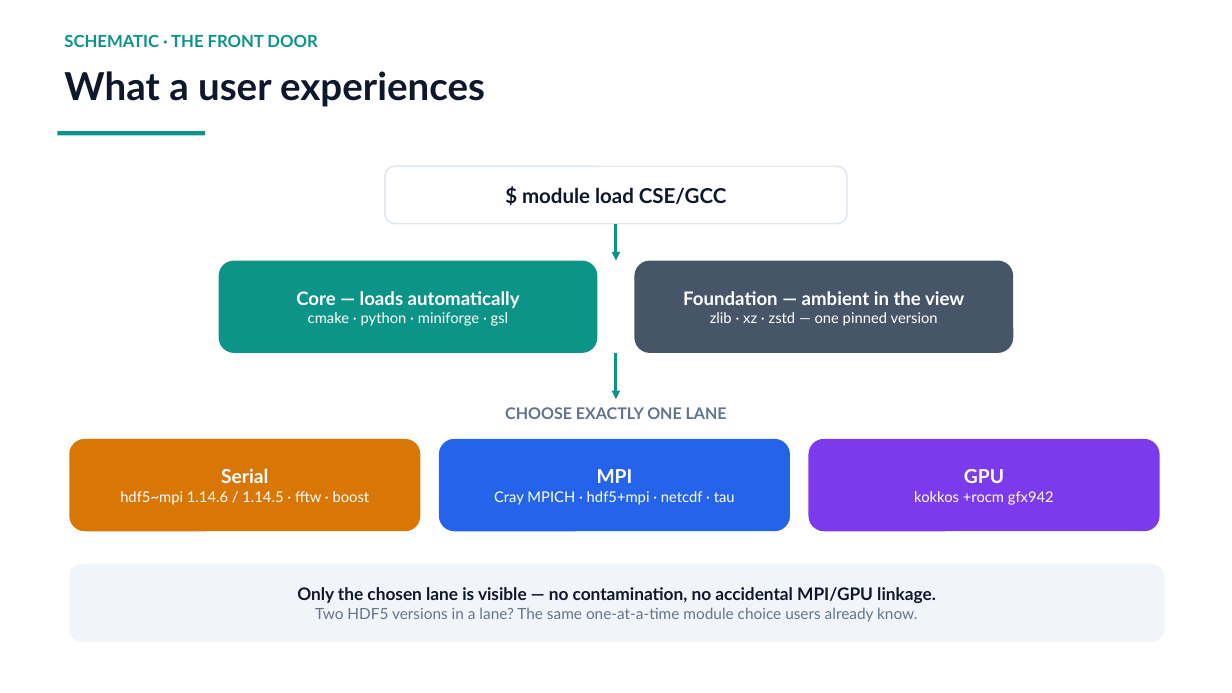
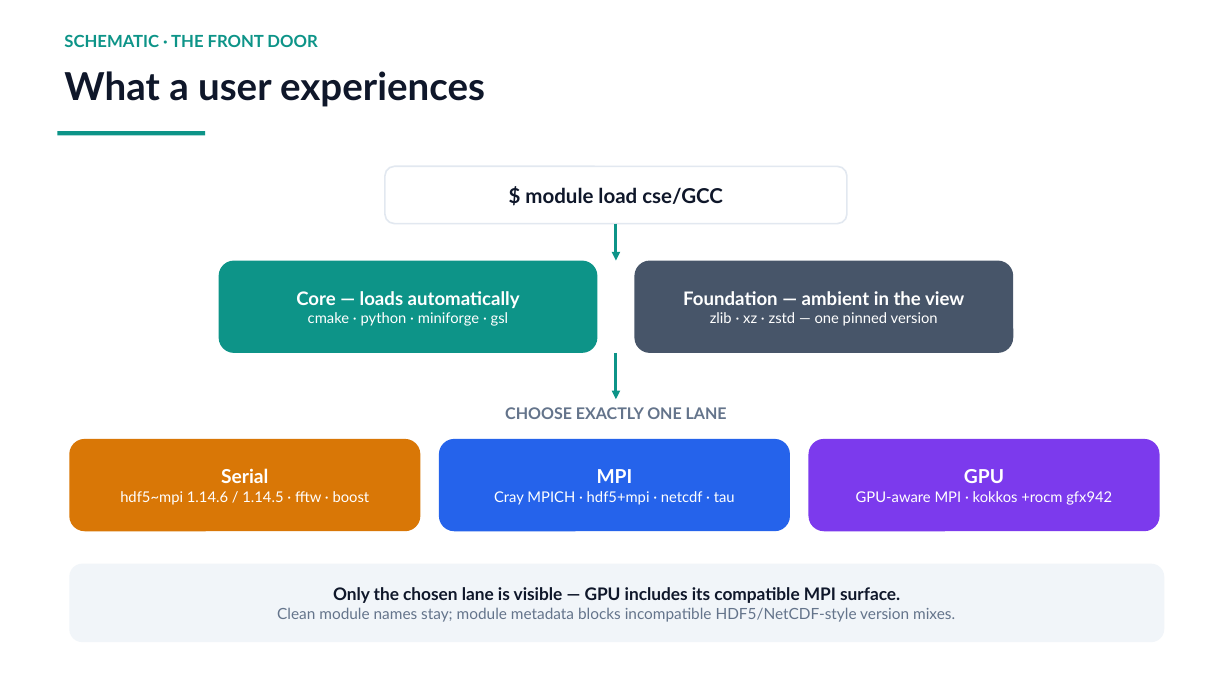
Before and after one commit to ray12514/stack-planning, a slide deck: slide 5 of presentations/cse_lanes_model.pptx. Drawn at 1232x693 pixels with LibreOffice and Linux fonts; fonts in the diff are those of the drawing. Boxes give left, top, right and bottom in pixels: in the first picture for what was removed or moved away, otherwise in the second. Text is boxed around its words. In the diff, an @@ line names an element or a change of style, - is before the commit and + after.

Commit message:
Document lane exposure and module compatibility policy

```diff
--- a/presentations/cse_lanes_model.pptx
+++ b/presentations/cse_lanes_model.pptx
@@ text in rounded rectangle at <box>525,187,723,204</box>: text changed @@
-$ module load CSE/GCC
+$ module load cse/GCC
@@ text in rounded rectangle at <box>856,491,1112,505</box>: text changed @@
-kokkos +rocm gfx942
+GPU-aware MPI · kokkos +rocm gfx942
@@ text in rounded rectangle at <box>277,587,955,622</box>: text changed @@
-Only the chosen lane is visible — no contamination, no accidental MPI/GPU linkage.
-Two HDF5 versions in a lane? The same one-at-a-time module choice users already know.
+Only the chosen lane is visible — GPU includes its compatible MPI surface.
+Clean module names stay; module metadata blocks incompatible HDF5/NetCDF-style version mixes.
```
Also in this commit, not shown: 4 other slides changed, 5 other files.
